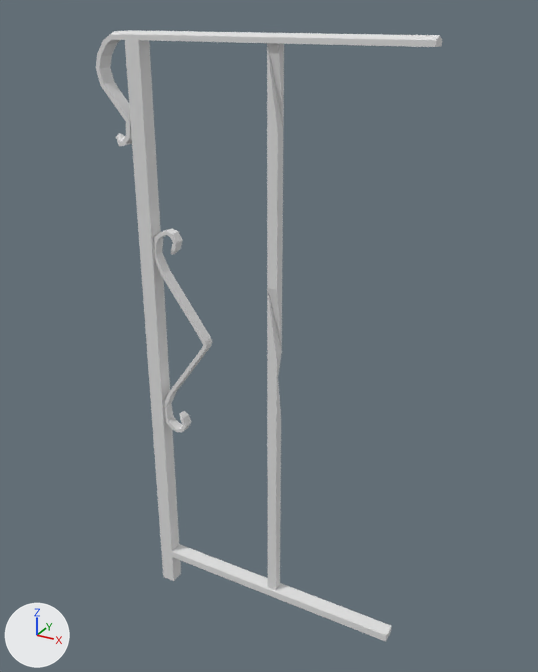
Renders of the Blender file models/gilman/rail_endcap_001/rail_endcap_001.blend from each side of a commit.
Camera for both pictures: a 50 mm lens placed at (0.856, -1.09, 1.206), pointed at (0.236, 0.038, 0.643). The lights are fixed; the arrows at lower left show +X, +Y and +Z.

In view in the first picture: 'rail_endcap_001'.
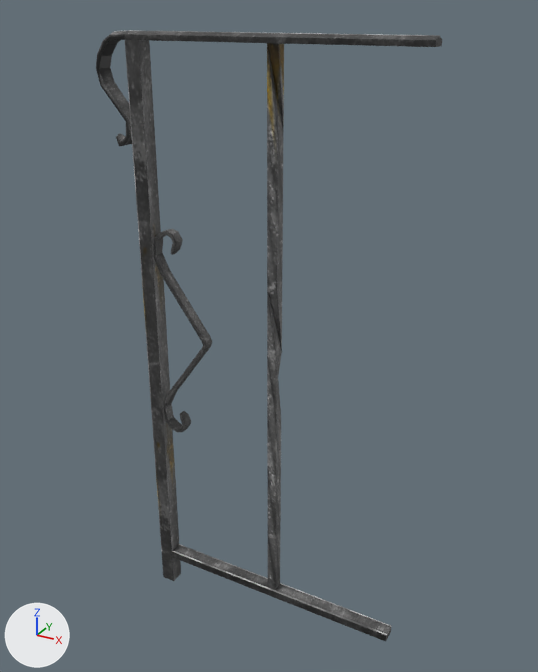
The change in detail:
Picture 'rail_endcap_001_tx512.png' (img_rail_endcap_001_tx512_png) is new.
Material 'Material' (mat_material) is new.
Its texture is img_rail_endcap_001_tx512_png.
me_rail_endcap_001 has 202 vertices, 200 faces and spans x -0.089..0.526, y -0.015..0.015, z 0.0..1.172.
me_rail_endcap_001 no longer uses material mat_rail_end_001_tex (light grey #e1e1e1).
me_rail_endcap_001 now uses material mat_material (picture img_rail_endcap_001_tx512_png).

Where the change shows, as pixel boxes (x1, y1, x2, y2) in the pictures (538 x 672 px):
'rail_endcap_001', recoloured
    both: (96, 30, 442, 642)
